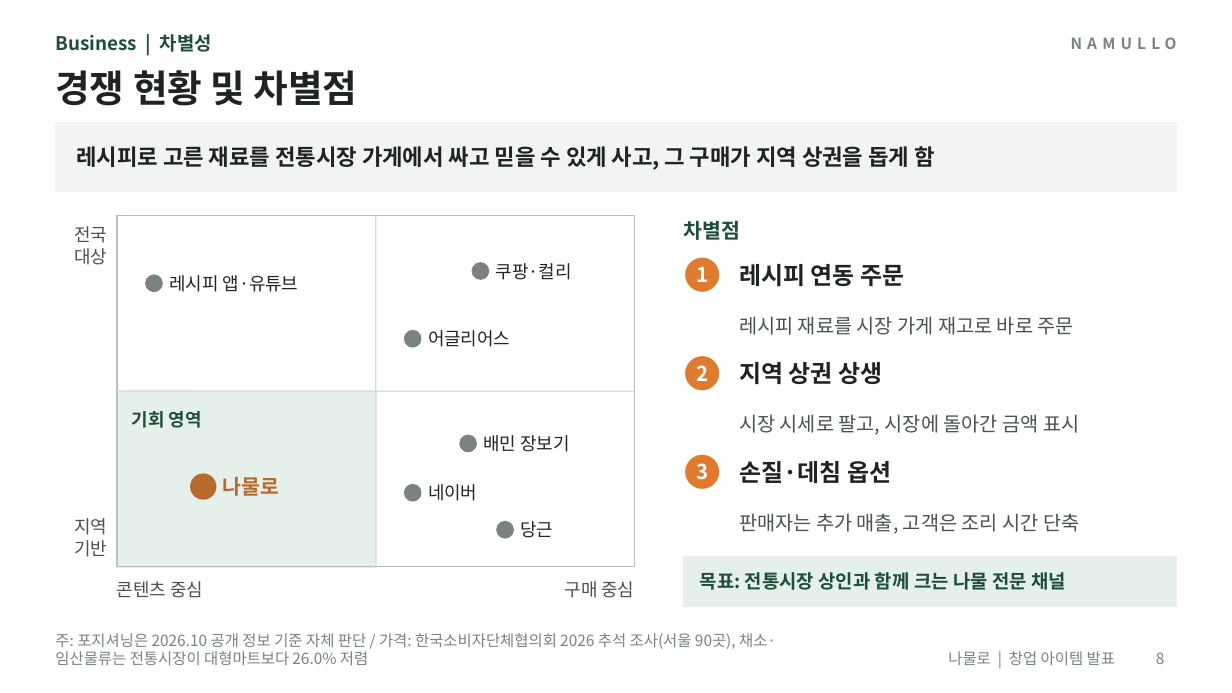
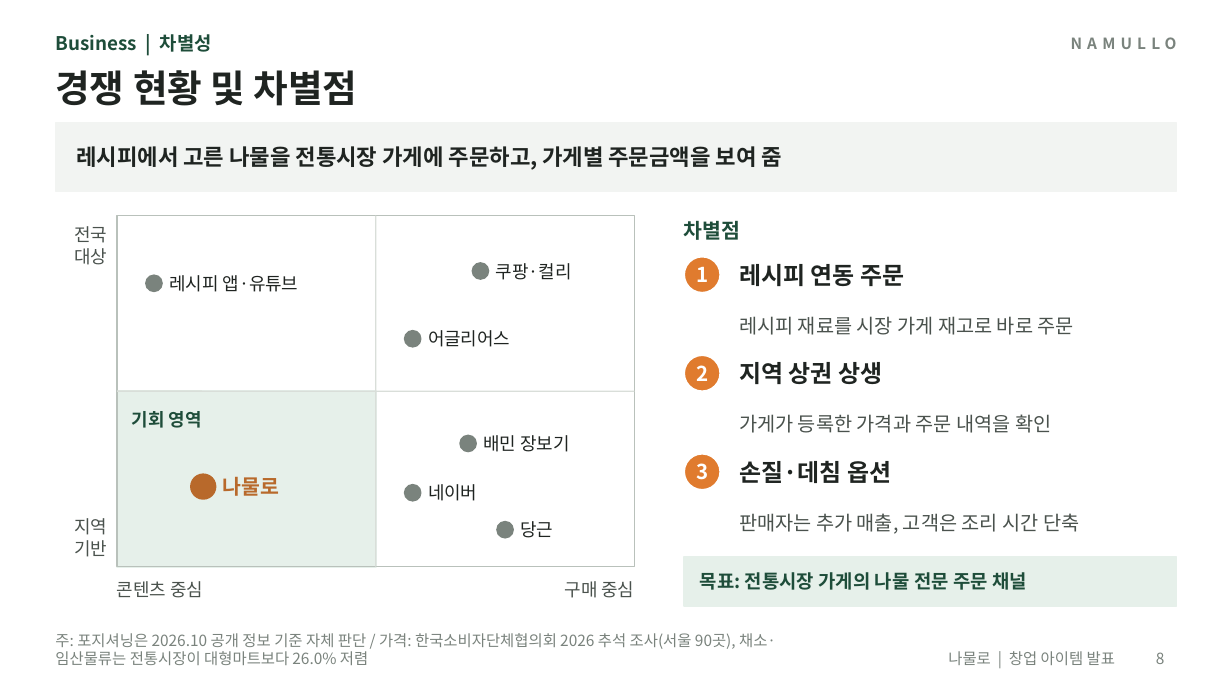
Before and after one commit to yonghoon7153-source/Yonghoon-DEM-DFT, a slide deck: slide 8 of namul-platform/02_발표자료_나물로.pptx. Drawn at 1232x693 pixels with LibreOffice and Linux fonts; fonts in the diff are those of the drawing. Boxes give left, top, right and bottom in pixels: in the first picture for what was removed or moved away, otherwise in the second. Text is boxed around its words. In the diff, an @@ line names an element or a change of style, - is before the commit and + after.

```diff
--- a/namul-platform/02_발표자료_나물로.pptx
+++ b/namul-platform/02_발표자료_나물로.pptx
@@ text at bbox=[76, 146, 782, 170]: text changed @@
-레시피로 고른 재료를 전통시장 가게에서 싸고 믿을 수 있게 사고, 그 구매가 지역 상권을 돕게 함
+레시피에서 고른 나물을 전통시장 가게에 주문하고, 가게별 주문금액을 보여 줌
@@ text at bbox=[739, 414, 1051, 433]: text changed @@
-시장 시세로 팔고, 시장에 돌아간 금액 표시
+가게가 등록한 가격과 주문 내역을 확인
@@ text at bbox=[700, 572, 1027, 590]: text changed @@
-목표: 전통시장 상인과 함께 크는 나물 전문 채널
+목표: 전통시장 가게의 나물 전문 주문 채널
```
Also in this commit, not shown: 4 other slides changed, 18 other files.
